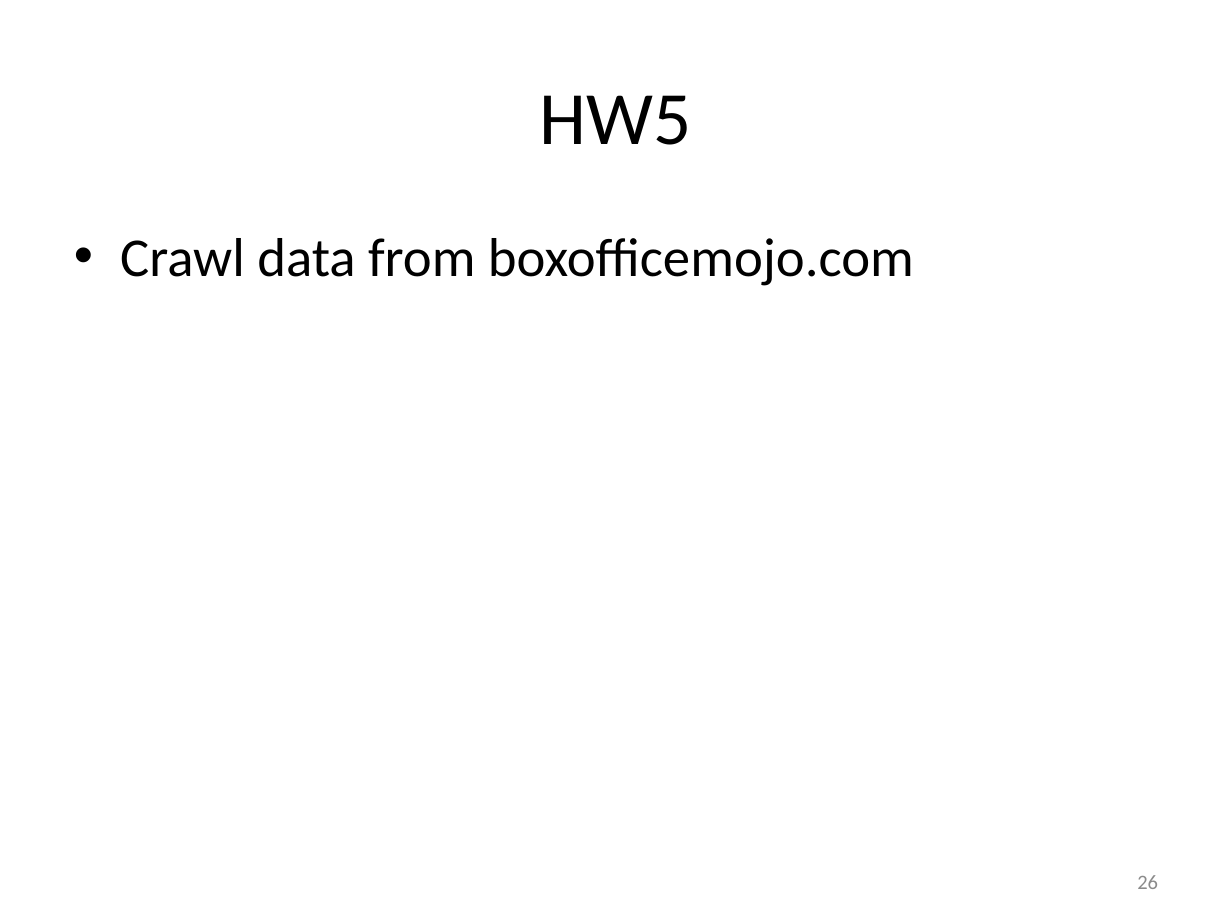
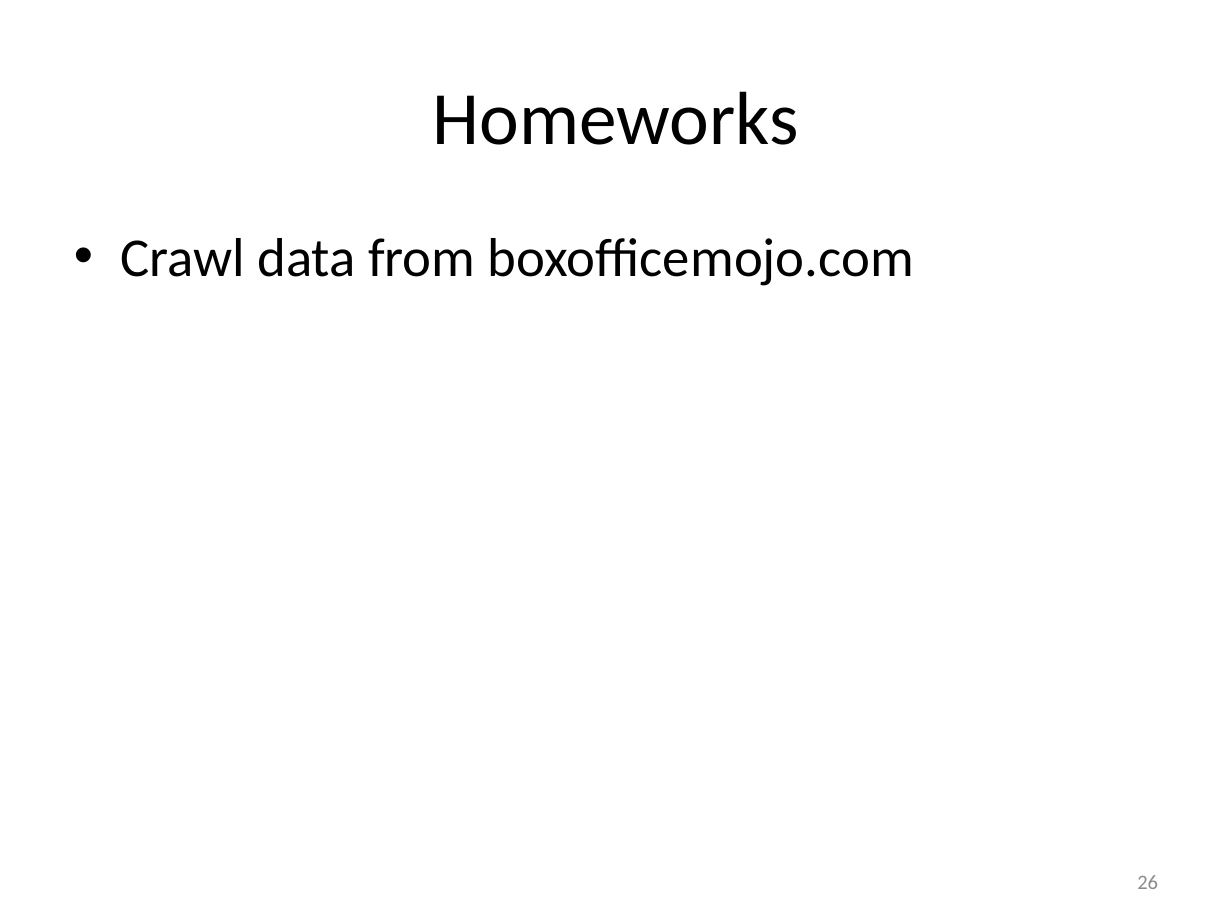
Before and after one commit to cniedotus/Python_scrape, a slide deck: slide 26 of Python Tutorial.pptx. Drawn at 1232x924 pixels with LibreOffice and Linux fonts; fonts in the diff are those of the drawing. Boxes give left, top, right and bottom in pixels: in the first picture for what was removed or moved away, otherwise in the second. Text is boxed around its words. In the diff, an @@ line names an element or a change of style, - is before the commit and + after.

```diff
--- a/Python Tutorial.pptx
+++ b/Python Tutorial.pptx
@@ title at (x1=433, y1=91, x2=799, y2=145): text changed @@
-HW5
+Homeworks
```
Also in this commit, not shown: 1 other slide changed.
